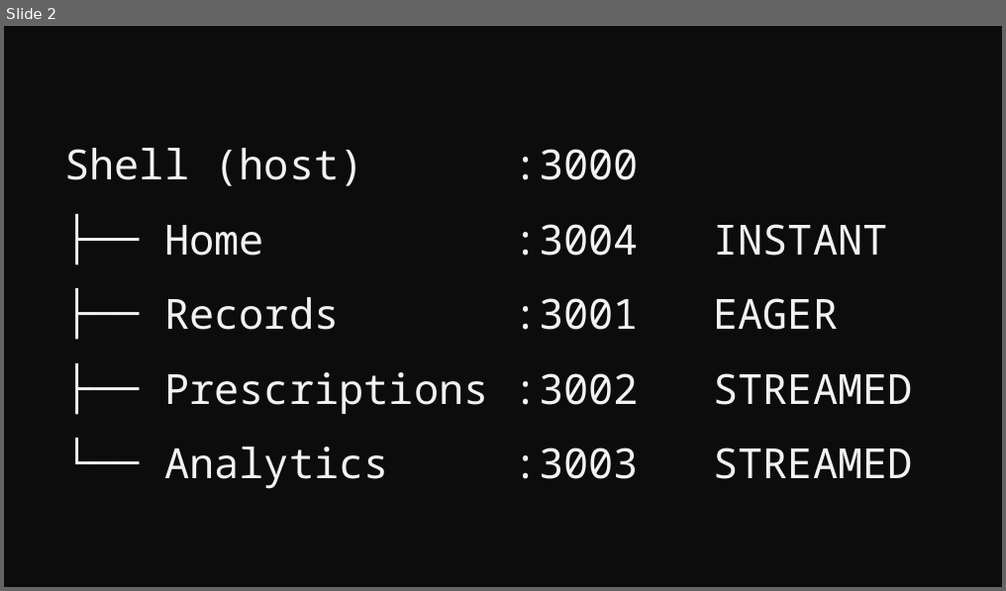
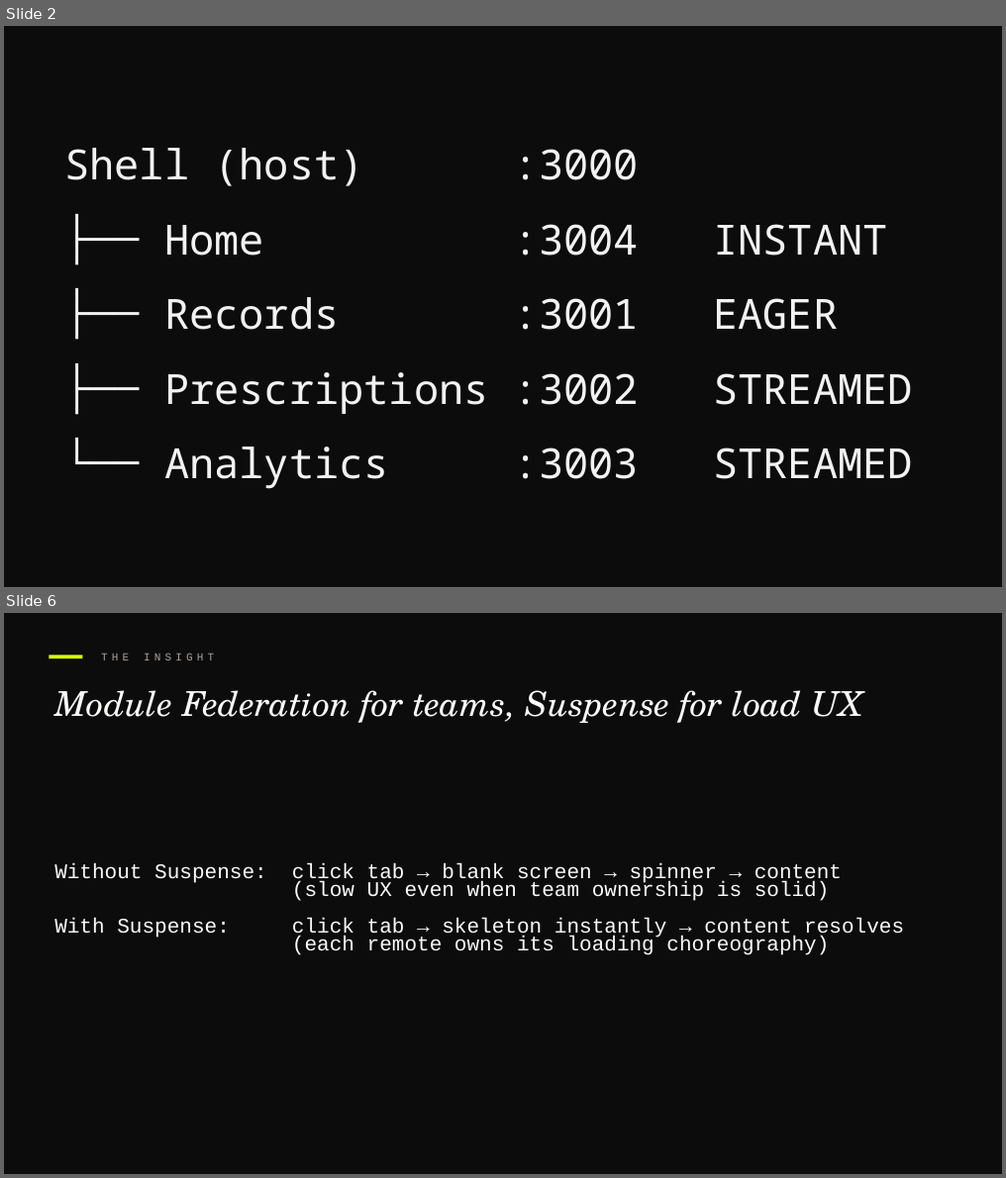
Before and after one commit to devlinduldulao/module-federation-demo, a slide deck: presentation/module-federation.pptx. Shown one above the other, each under a label of ours: slide 2 before the commit, slides 2 and 6 after it; the slides between them are not shown. The pictures are 1006x591 and 1006x1178 pixels, drawn with LibreOffice and Linux fonts; fonts in the diff are those of the drawing. Boxes give left, top, right and bottom in pixels: in the first picture for what was removed or moved away, otherwise in the second. Text is boxed around its words. In the diff, an @@ line names an element or a change of style, - is before the commit and + after.

```diff
--- a/presentation/module-federation.pptx
+++ b/presentation/module-federation.pptx
@@ slide 6 added at [4, 613, 1002, 1174], background #0C0C0C @@
@@ rectangle added at [49, 655, 82, 659], fill #D4FF00 @@
@@ text added at [101, 653, 214, 661], 10.5 pt, text #A8A29E @@
+THE INSIGHT
@@ text added at [54, 690, 863, 723], 33 pt, text #FAFAF9, italic @@
+Module Federation for teams, Suspense for load UX
@@ text added at [54, 863, 904, 956], 20 pt, text #FAFAF9 @@
+Without Suspense: click tab → blank screen → spinner → content
+(slow UX even when team ownership is solid)
+With Suspense: click tab → skeleton instantly → content resolves
+(each remote owns its loading choreography)
```
Also in this commit, not shown: 13 slides changed, 21 other slides added, 1 other file.
